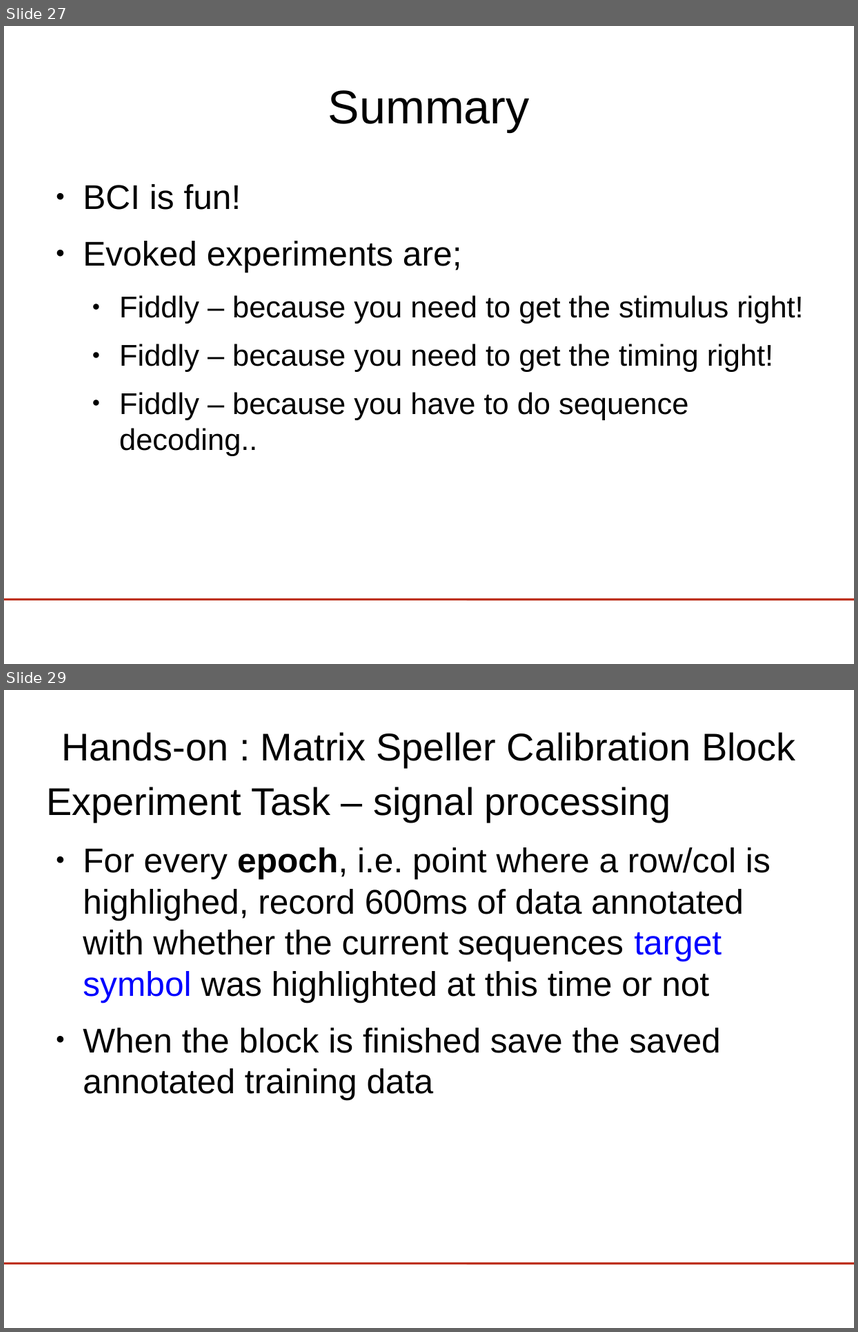
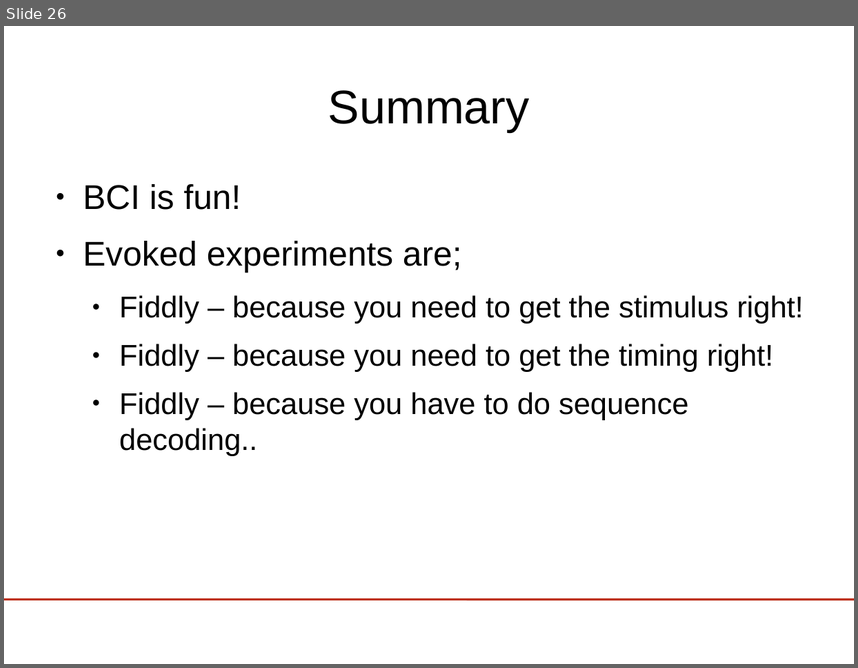
Before and after one commit to riccardosamperna/buffer_bci, a slide deck: tutorial/lect5-visspell/visualSpeller.odp. Shown one above the other, each under a label of ours: slides 27 and 29 before the commit, slide 26 after it; the slides between them are not shown. The pictures are 858x1332 and 858x668 pixels, drawn with LibreOffice and Linux fonts; fonts in the diff are those of the drawing; background and template pictures are left out. Boxes give left, top, right and bottom in pixels: in the first picture for what was removed or moved away, otherwise in the second. Text is boxed around its words. In the diff, an @@ line names an element or a change of style, - is before the commit and + after.

```diff
--- a/tutorial/lect5-visspell/visualSpeller.odp
+++ b/tutorial/lect5-visspell/visualSpeller.odp
@@ slide 29 removed at [4,690,854,1328], background #FFFFFF; not listed: 1 template element that a slide beside it also shows @@
@@ title removed at [61,732,796,767] @@
-Hands-on : Matrix Speller Calibration Block
@@ text removed at [47,787,771,1100] @@
-Experiment Task – signal processing
-● For every epoch, i.e. point where a row/col is highlighed, record 600ms of data annotated with whether the current sequences target symbol was highlighted at this time or not
-● When the block is finished save the saved annotated training data
@@ what was slide 27 is now slide 26 @@
```
Also in this commit, not shown: 1 slide changed, 6 slides added, 15 other slides removed, 3 other files.
